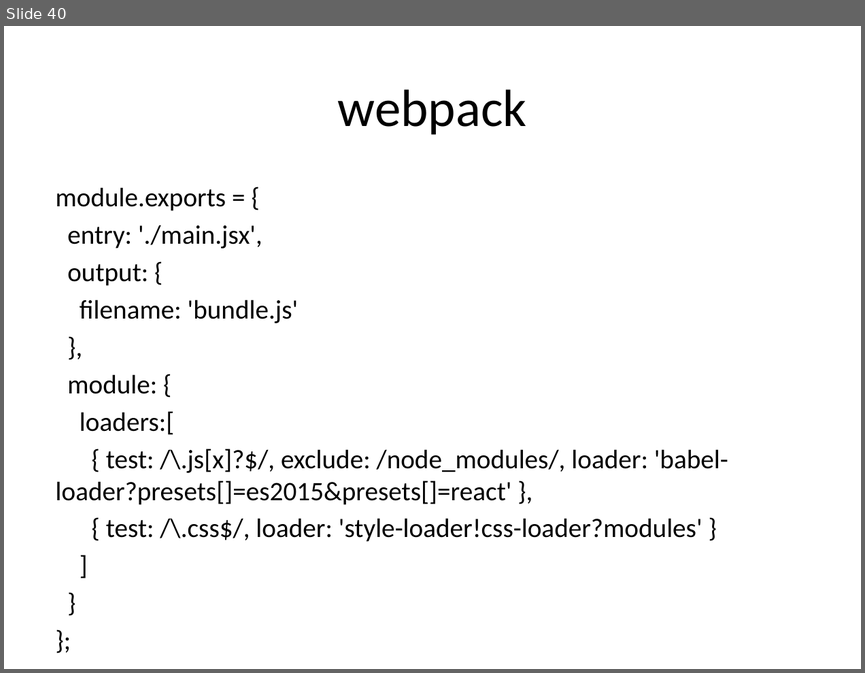
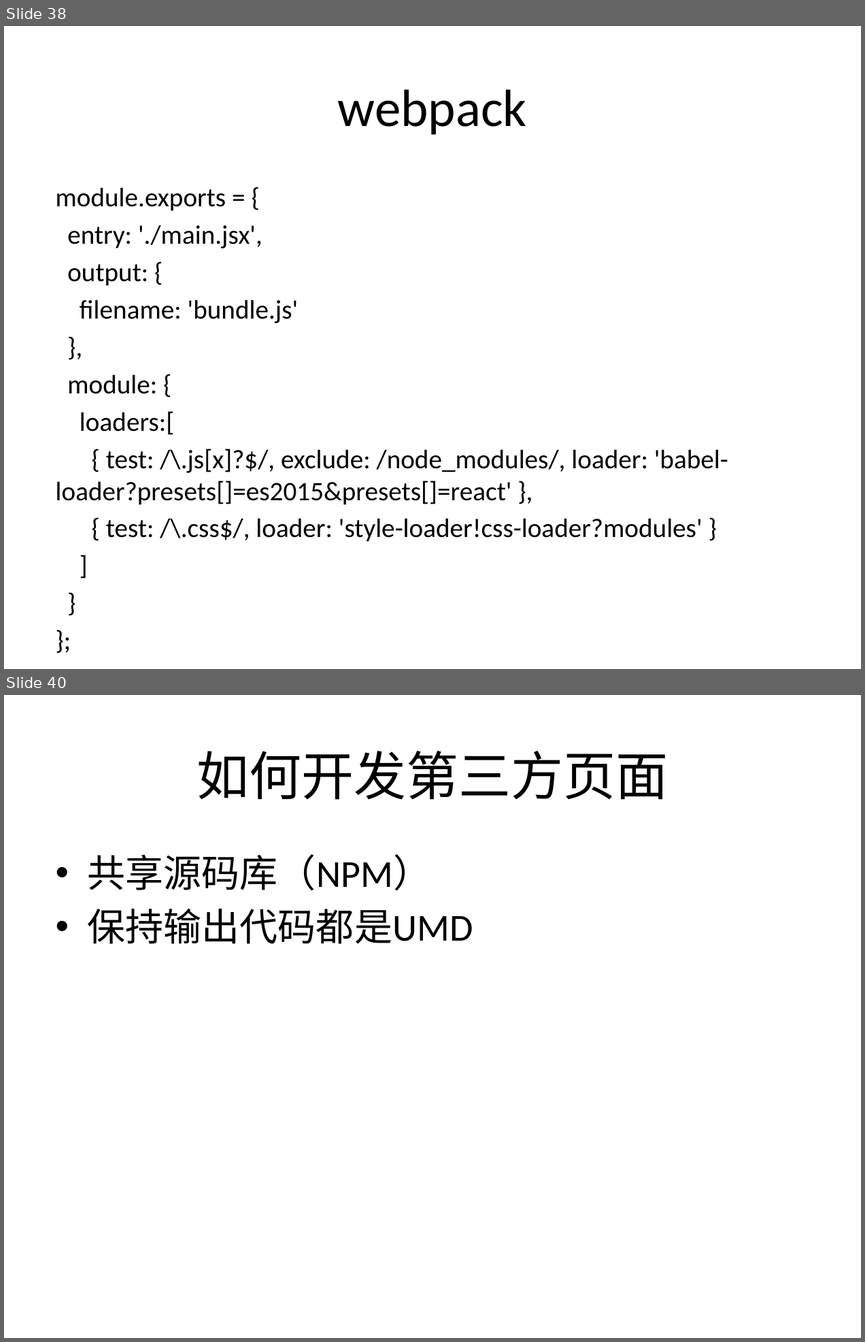
Before and after one commit to hejian1639/SpringMVC, a slide deck: Introduction.pptx. Shown one above the other, each under a label of ours: slide 40 before the commit, slides 38 and 40 after it; the slides between them are not shown. The pictures are 865x673 and 865x1342 pixels, drawn with LibreOffice and Linux fonts; fonts in the diff are those of the drawing. Boxes give left, top, right and bottom in pixels: in the first picture for what was removed or moved away, otherwise in the second. Text is boxed around its words. In the diff, an @@ line names an element or a change of style, - is before the commit and + after.

```diff
--- a/Introduction.pptx
+++ b/Introduction.pptx
@@ slide 40 added at bbox=[4, 695, 861, 1338], background #FFFFFF @@
@@ title added at bbox=[196, 751, 668, 800], 44 pt, text #000000 @@
+如何开发第三方页面
@@ text added at bbox=[88, 854, 473, 944], 32 pt, text #000000 @@
+• 共享源码库（NPM）
+• 保持输出代码都是UMD
@@ what was slide 40 is now slide 38 @@
```
Also in this commit, not shown: 8 slides changed, 6 other slides added, 5 slides removed, 6 other files.
